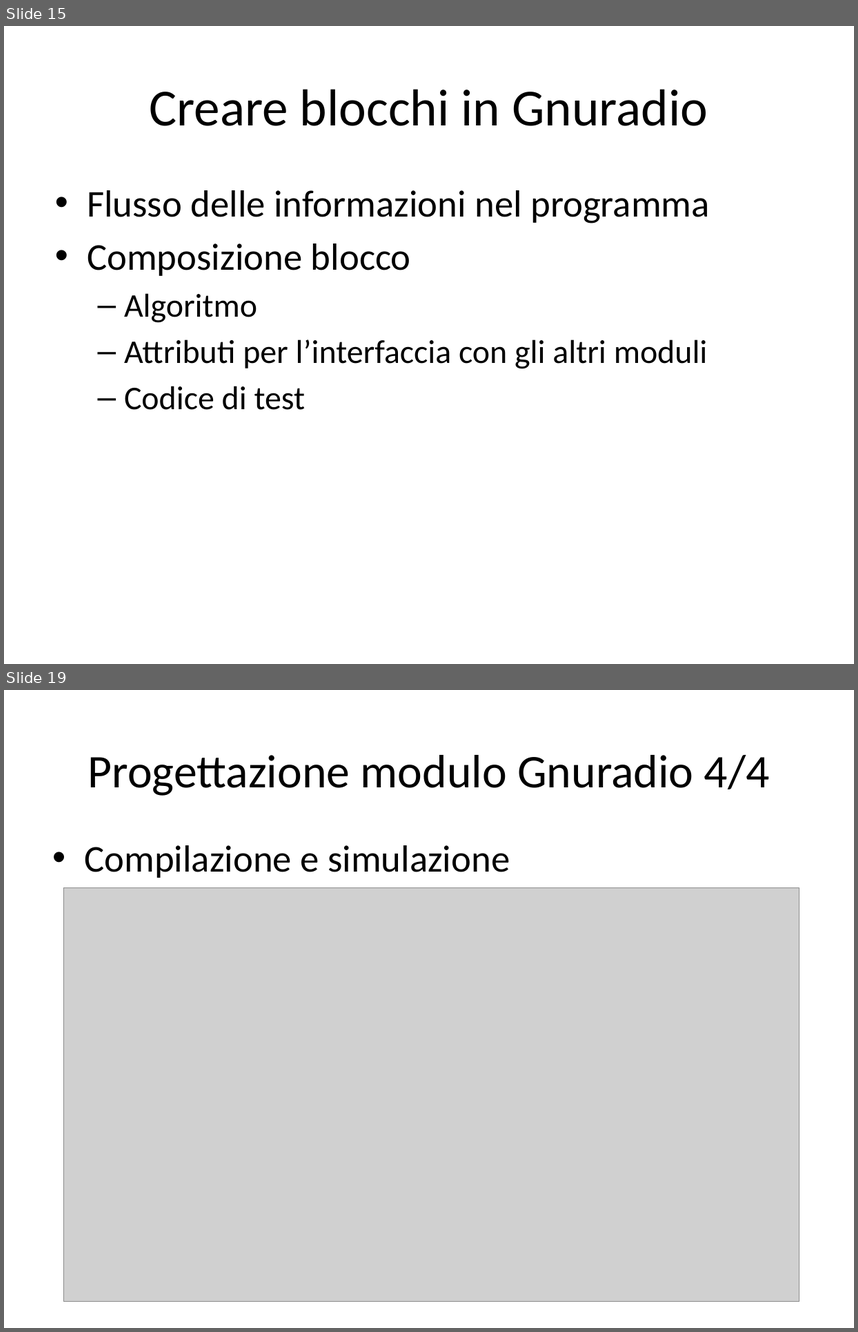
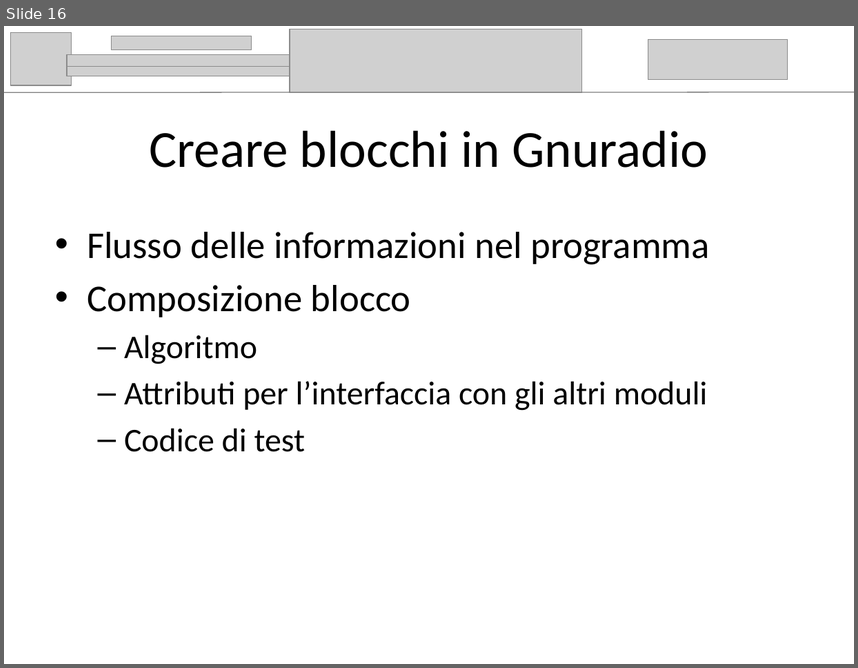
Before and after one commit to AndreaFilippi/LaMiaTesi, a slide deck: presentazione/Andrea_Filippi_presentazione.pptx. Shown one above the other, each under a label of ours: slides 15 and 19 before the commit, slide 16 after it; the slides between them are not shown. The pictures are 858x1332 and 858x668 pixels, drawn with LibreOffice and Linux fonts; fonts in the diff are those of the drawing; grey boxes stand for pictures. Boxes give left, top, right and bottom in pixels: in the first picture for what was removed or moved away, otherwise in the second. Text is boxed around its words. In the diff, an @@ line names an element or a change of style, - is before the commit and + after.

```diff
--- a/presentazione/Andrea_Filippi_presentazione.pptx
+++ b/presentazione/Andrea_Filippi_presentazione.pptx
@@ slide 19 removed at [4, 690, 854, 1328], background #FFFFFF @@
@@ title removed at [88, 755, 770, 796] @@
-Progettazione modulo Gnuradio 4/4
@@ text removed at [84, 845, 510, 878] @@
-• Compilazione e simulazione
@@ picture removed at [63, 887, 799, 1301] @@
@@ what was slide 15 is now slide 16 @@
@@ slide 16 changed as well @@
@@ group added at [4, 29, 854, 93]: 6 pictures, 1 line @@
@@ title "Creare blocchi in Gnuradio": place and size @@
-title "Creare blocchi in Gnuradio" at [149, 89, 708, 126]
+title "Creare blocchi in Gnuradio" at [149, 130, 708, 167]
@@ text "Flusso delle informazioni nel programma": place and size @@
-text "Flusso delle informazioni nel programma" at [87, 190, 710, 410]
+text "Flusso delle informazioni nel programma" at [87, 232, 710, 452]
```
Also in this commit, not shown: 17 other slides changed, 3 slides added, 5 other files.
